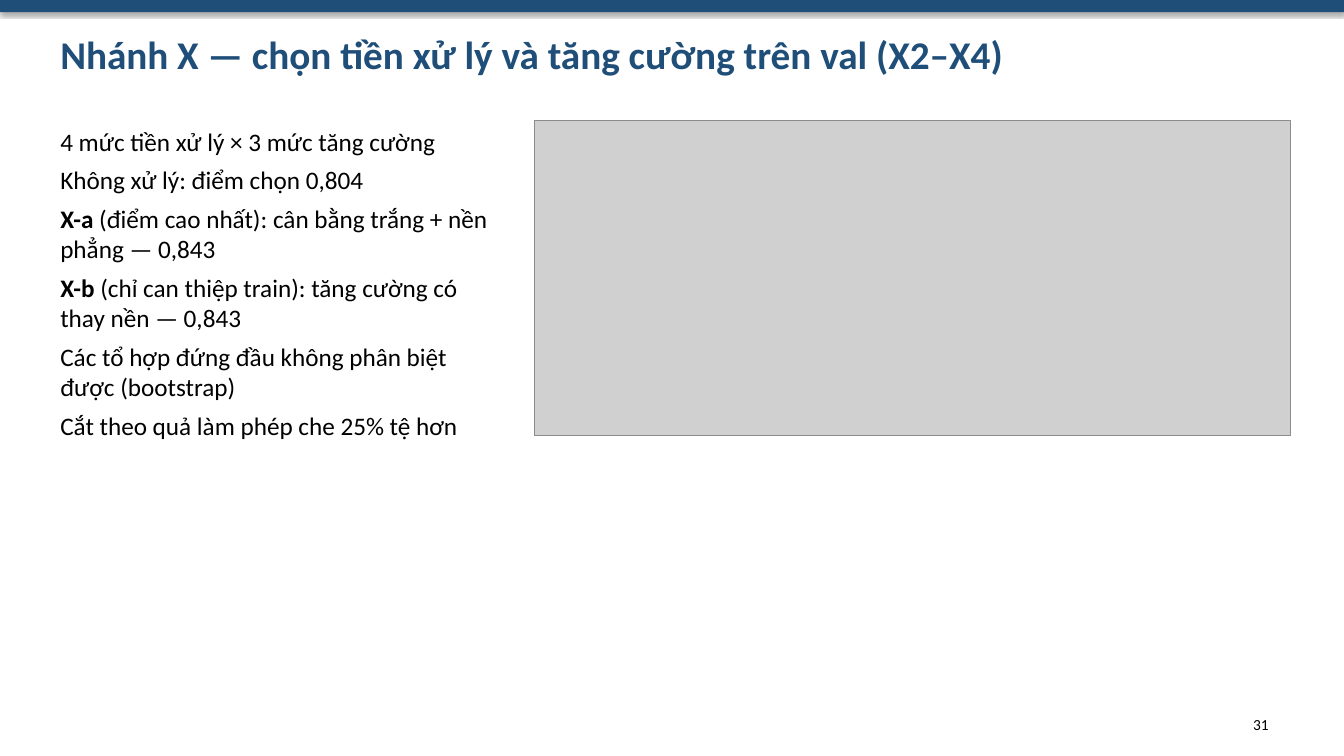
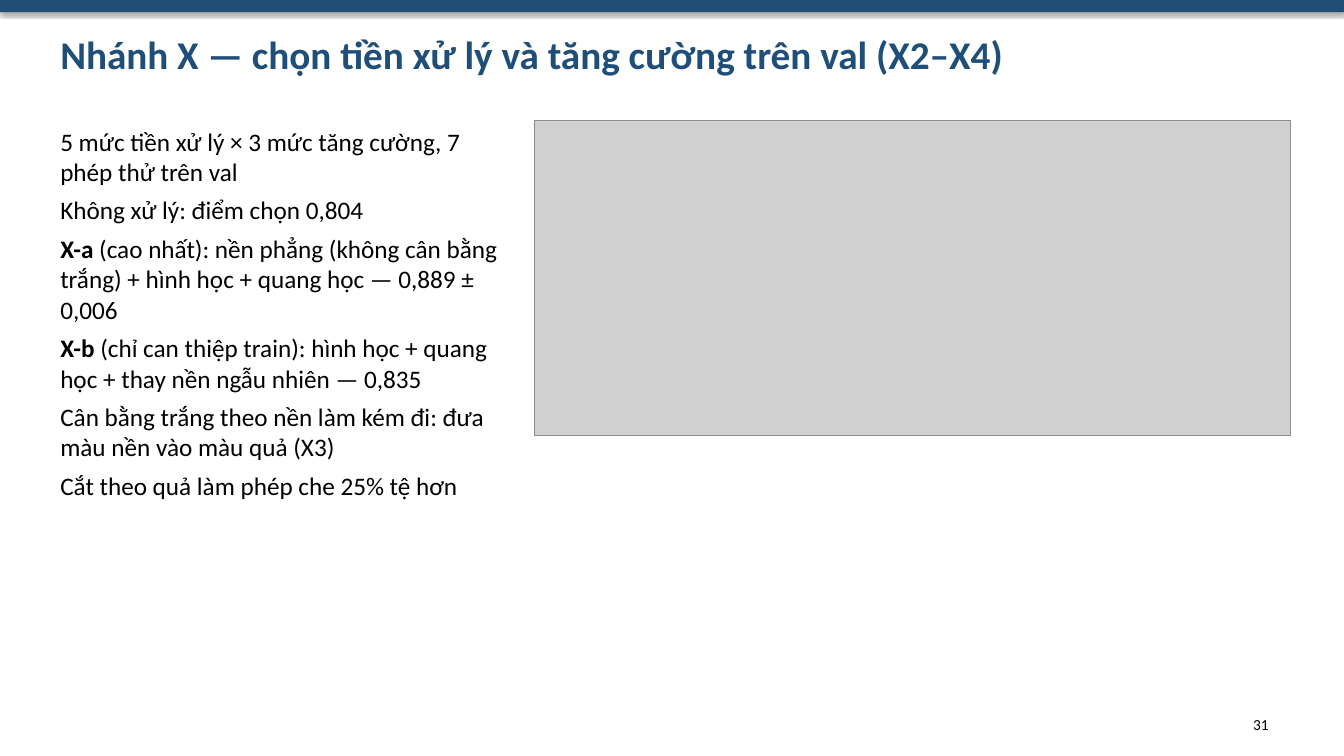
Before and after one commit to Rod-HD/banana-classification, a slide deck: slide 31 of slides/bao-cao-do-an.pptx. Drawn at 1344x756 pixels with LibreOffice and Linux fonts; fonts in the diff are those of the drawing; grey boxes stand for pictures. Boxes give left, top, right and bottom in pixels: in the first picture for what was removed or moved away, otherwise in the second. Text is boxed around its words. In the diff, an @@ line names an element or a change of style, - is before the commit and + after.

Commit message:
Bước 14: so sánh bốn nhánh; cập nhật báo cáo, slide Beamer style UIT, hỏi đáp, README
- src/compare_arms.py: bảng và hình so sánh G, X-a, X-b, T, B trên test gốc và bộ kiểm tra khó
- report/: thêm mục 4.4 và 5.13, hạn chế mới, tài liệu tham khảo; bảng rộng nằm trên trang ngang trong docx
- slides/: Beamer LaTeX style UIT (39 slide, có bản kèm ghi chú), sinh cùng nguồn với bản pptx
- docs/hoi-dap-bao-ve.md: 51 câu; README: phần mở rộng, bước 10–14
- models/: thêm b_mobilenetv3 huấn luyện có thay nền ngẫu nhiên (nhánh X-b) cho demo
- Nhật ký bước 14

```diff
--- a/slides/bao-cao-do-an.pptx
+++ b/slides/bao-cao-do-an.pptx
@@ text at (x1=60, y1=132, x2=460, y2=185): text changed @@
-4 mức tiền xử lý × 3 mức tăng cường
+5 mức tiền xử lý × 3 mức tăng cường, 7 phép thử trên val
@@ text at (x1=60, y1=238, x2=497, y2=460): text changed @@
-X-a (điểm cao nhất): cân bằng trắng + nền phẳng — 0,843
-X-b (chỉ can thiệp train): tăng cường có thay nền — 0,843
-Các tổ hợp đứng đầu không phân biệt được (bootstrap)
+X-a (cao nhất): nền phẳng (không cân bằng trắng) + hình học + quang học — 0,889 ± 0,006
+X-b (chỉ can thiệp train): hình học + quang học + thay nền ngẫu nhiên — 0,835
+Cân bằng trắng theo nền làm kém đi: đưa màu nền vào màu quả (X3)
```
Also in this commit, not shown: 6 other slides changed, 2 slides added, 18 other files.
